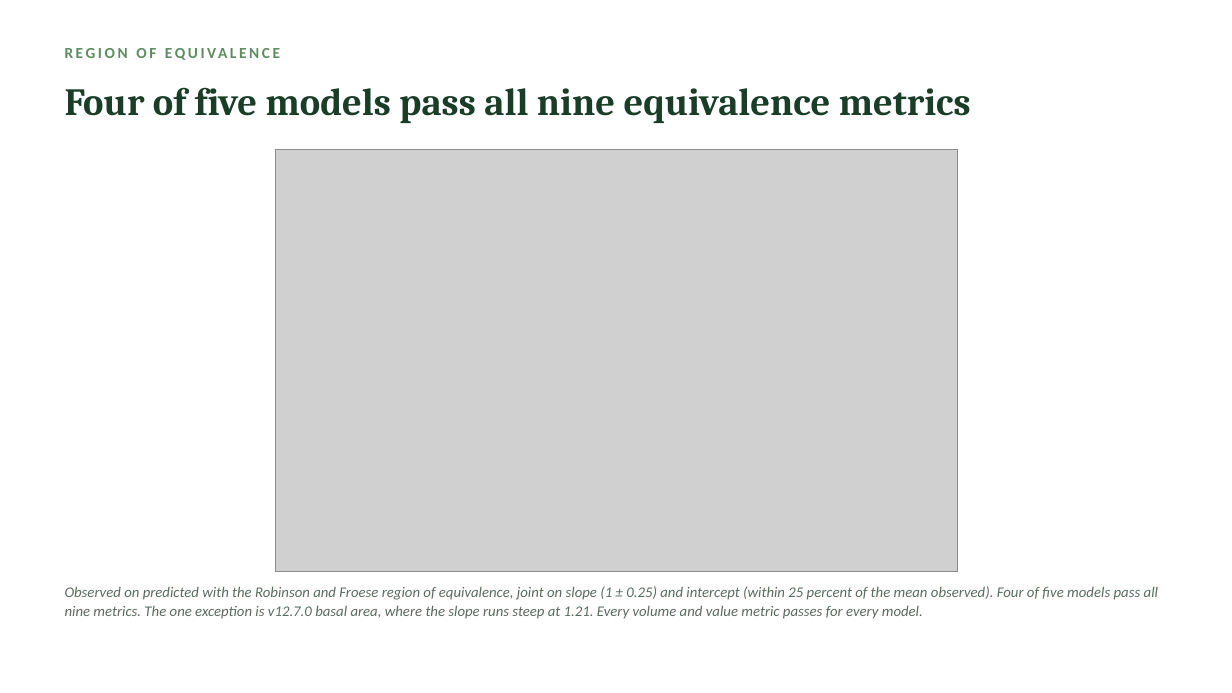
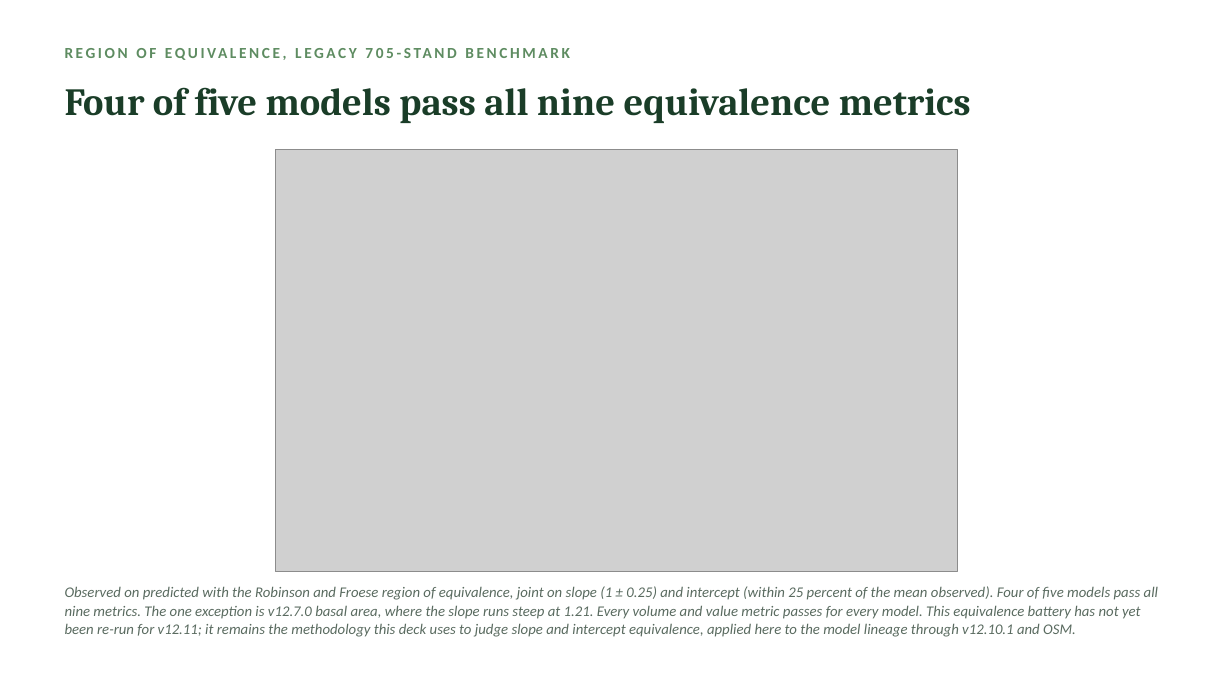
Before and after one commit to holoros/fvs-acd, a slide deck: slide 22 of FVS-ACD_Hennigar_Aug2026.pptx (slide 8 before the commit). Drawn at 1232x693 pixels with LibreOffice and Linux fonts; fonts in the diff are those of the drawing; grey boxes stand for pictures. Boxes give left, top, right and bottom in pixels: in the first picture for what was removed or moved away, otherwise in the second. Text is boxed around its words. In the diff, an @@ line names an element or a change of style, - is before the commit and + after.

Commit message:
v12.11 candidate: GTR, benchmark report, Hennigar deck, data-sharing one-pager, and figures
The 23 July deliverable set for the 18 August 2026 NRCan CFS Acadian
growth and yield meeting in Fredericton, none of which was under version
control until now.

  FVS-ACD_variant_overview_GTR_v1211 in md, docx and pdf. The v12.11
  variant overview GTR, built from the 20260629 draft source, which is
  updated in this commit to match.

  FVS-ACD_v12.11_benchmark_report in md, docx and pdf. The multi-source
  benchmark for the candidate.

  FVS-ACD_Hennigar_Aug2026.pptx and its pdf, refreshed with the Nova
  Scotia OSM scoring and the red-team reframes.

  FVS-ACD_Acadian_datasharing_onepager_20260723.docx for the meeting.

  Twenty figures backing the reports and the deck, covering the long
  interval volume diagnosis, the maturity gradient, the multi-source
  scorecard, the fig17 decomposition, forest-group bias and RMSE, the
  benchmark footprint with the Maine inset, sample sizes, the determinant
  scorecard, the overall ranking, and the long-term Bakuzis check.

  results/data_maps holds the aggregated stand counts by province and by
  forest type behind the footprint map, with provenance. Counts only, no
  plot coordinates.

The v12.10.1 benchmark report md and docx are also refreshed here so the
frozen baseline and the candidate report read consistently. The v12.10.1
engine and its tag v12.10.1-frozen-aug2026 are untouched.

```diff
--- a/FVS-ACD_Hennigar_Aug2026.pptx
+++ b/FVS-ACD_Hennigar_Aug2026.pptx
@@ text at (55, 39, 1174, 67): text changed @@
-REGION OF EQUIVALENCE
+REGION OF EQUIVALENCE, LEGACY 705-STAND BENCHMARK
@@ text at (65, 586, 1158, 637): text changed @@
-Observed on predicted with the Robinson and Froese region of equivalence, joint on slope (1 ± 0.25) and intercept (within 25 percent of the mean observed). Four of five models pass all nine metrics. The one exception is v12.7.0 basal area, where the slope runs steep at 1.21. Every volume and value metric passes for every model.
+Observed on predicted with the Robinson and Froese region of equivalence, joint on slope (1 ± 0.25) and intercept (within 25 percent of the mean observed). Four of five models pass all nine metrics. The one exception is v12.7.0 basal area, where the slope runs steep at 1.21. Every volume and value metric passes for every model. This equivalence battery has not yet been re-run for v12.11; it remains the methodology this deck uses to judge slope and intercept equivalence, applied here to the model lineage through v12.10.1 and OSM.
```
Also in this commit, not shown: 11 other slides changed, 22 slides added, 2 slides removed, 33 other files.
